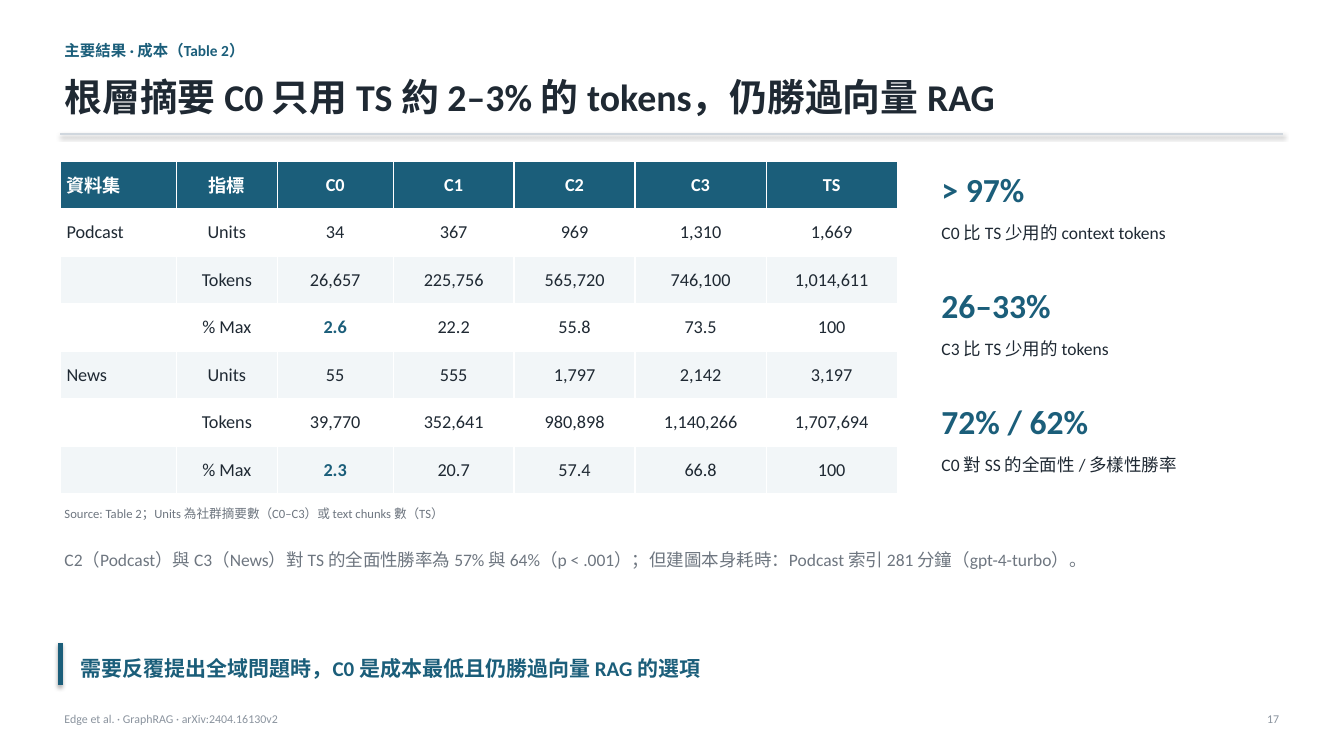
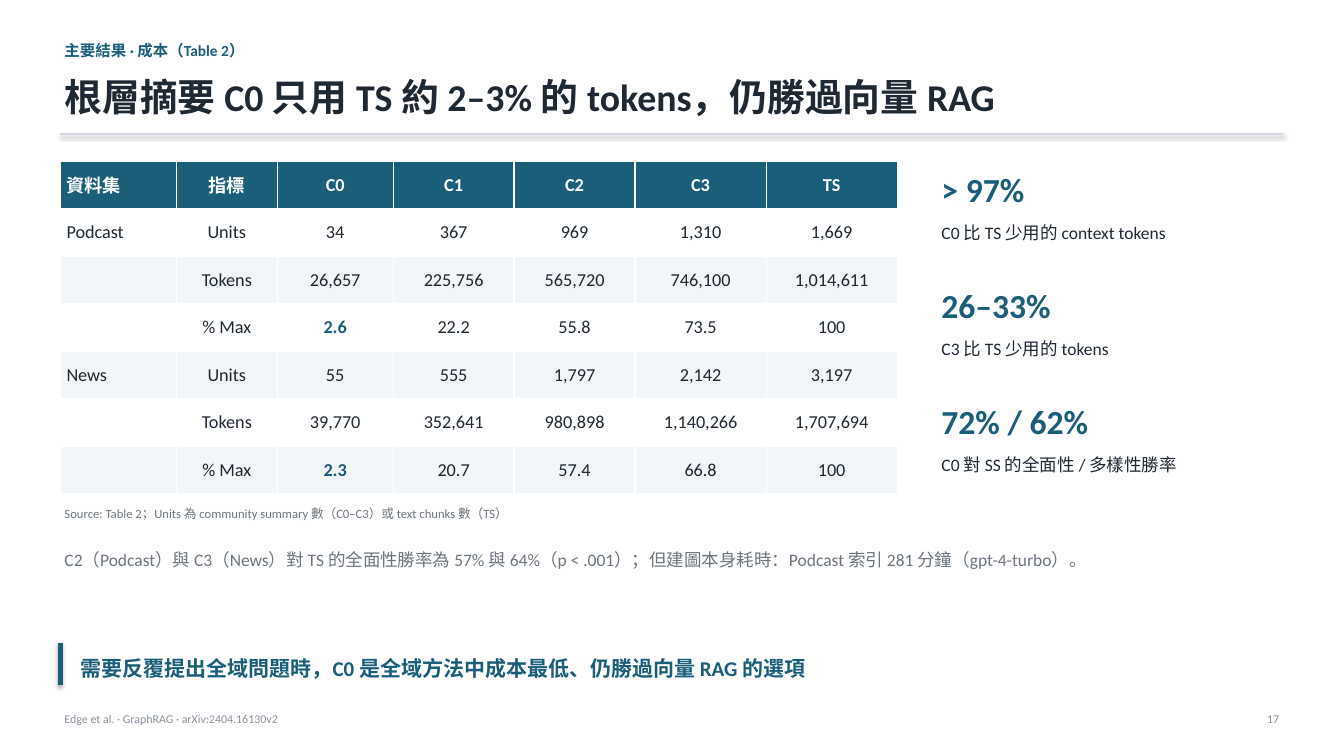
Before and after one commit to Moris-Zhan/CV-RAG-LLM-Papers, a slide deck: slide 17 of RAG/2024_GraphRAG/slides_zh-TW.pptx. Drawn at 1344x756 pixels with LibreOffice and Linux fonts; fonts in the diff are those of the drawing. Boxes give left, top, right and bottom in pixels: in the first picture for what was removed or moved away, otherwise in the second. Text is boxed around its words. In the diff, an @@ line names an element or a change of style, - is before the commit and + after.

```diff
--- a/RAG/2024_GraphRAG/slides_zh-TW.pptx
+++ b/RAG/2024_GraphRAG/slides_zh-TW.pptx
@@ text at [64,507,508,520]: text changed @@
-Source: Table 2；Units 為社群摘要數（C0–C3）或 text chunks 數（TS）
+Source: Table 2；Units 為 community summary 數（C0–C3）或 text chunks 數（TS）
@@ text at [81,658,805,679]: text changed @@
-需要反覆提出全域問題時，C0 是成本最低且仍勝過向量 RAG 的選項
+需要反覆提出全域問題時，C0 是全域方法中成本最低、仍勝過向量 RAG 的選項
```
Also in this commit, not shown: 14 other slides changed, 2 slides added, 14 other files.
